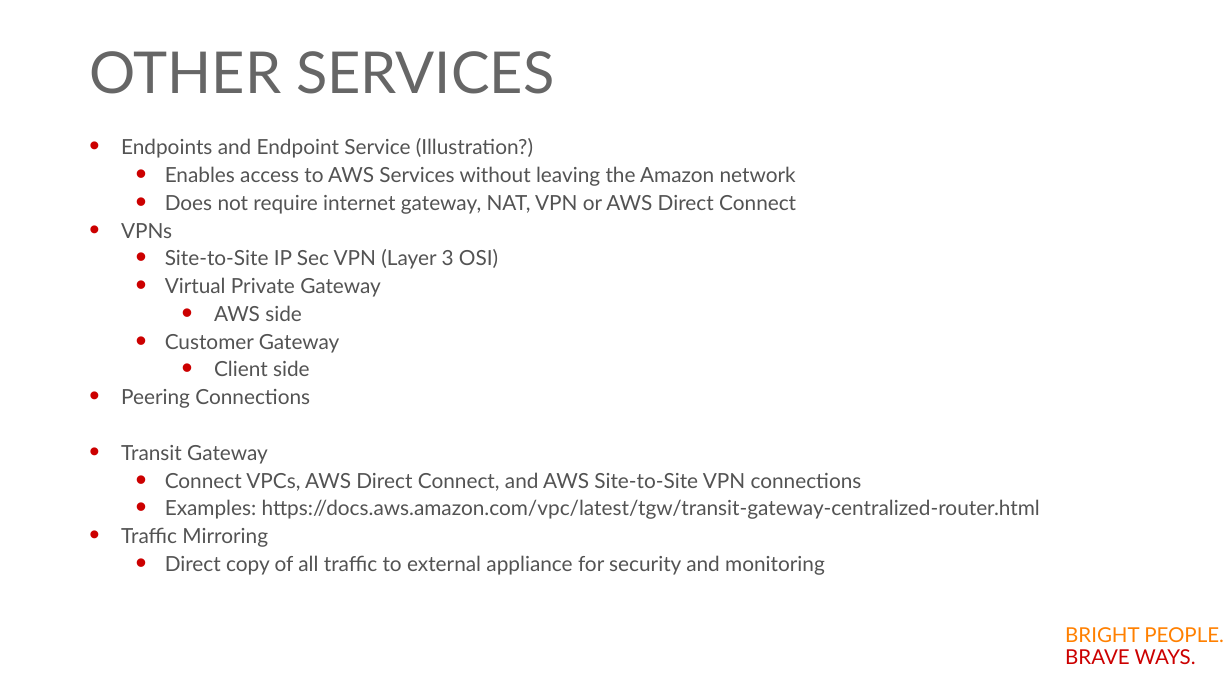
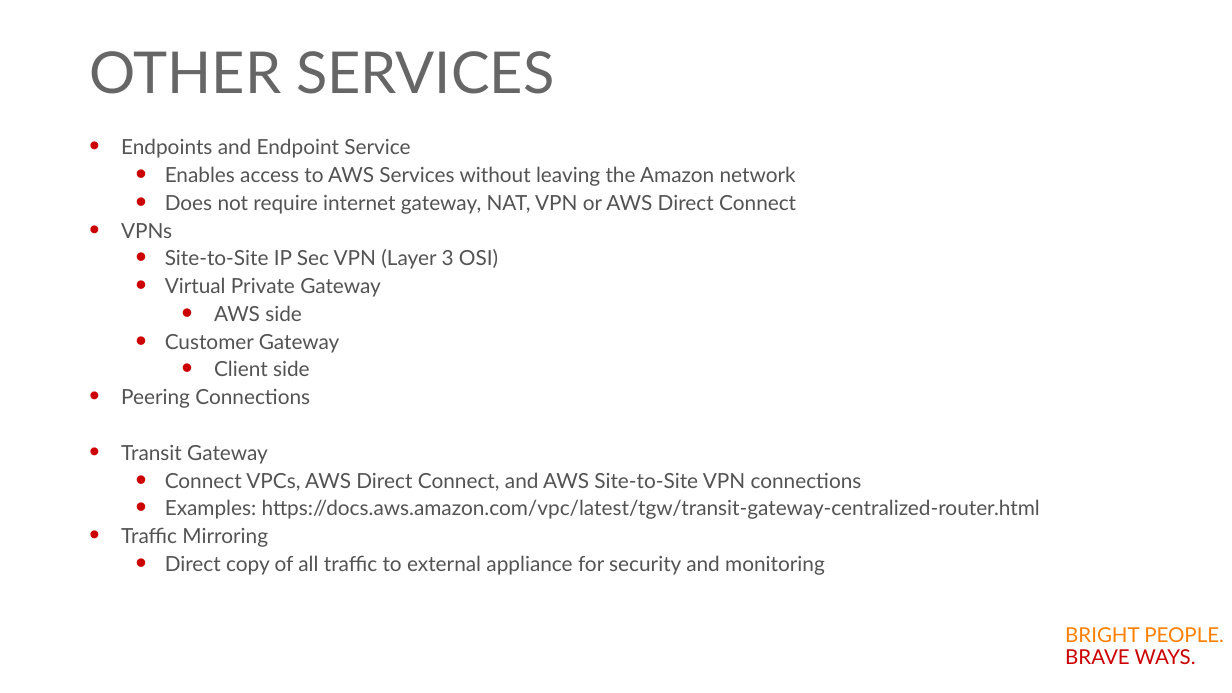
Before and after one commit to Accedia/aws-workshop, a slide deck: slide 45 of Day3-VPC_and_Networks/VPC.pptx (slide 36 before the commit). Drawn at 1232x693 pixels with LibreOffice and Linux fonts; fonts in the diff are those of the drawing; background and template pictures are left out. Boxes give left, top, right and bottom in pixels: in the first picture for what was removed or moved away, otherwise in the second. Text is boxed around its words. In the diff, an @@ line names an element or a change of style, - is before the commit and + after.

```diff
--- a/Day3-VPC_and_Networks/VPC.pptx
+++ b/Day3-VPC_and_Networks/VPC.pptx
@@ text at bbox=[121, 138, 410, 158]: text changed @@
-• Endpoints and Endpoint Service (Illustration?)
+• Endpoints and Endpoint Service
```
Also in this commit, not shown: 5 other slides changed, 9 slides added.
